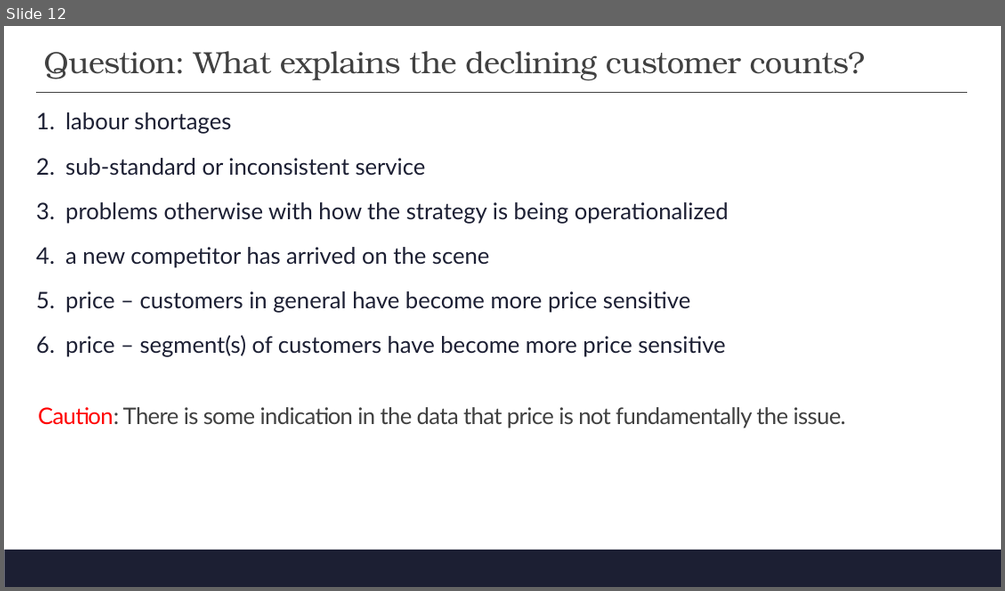
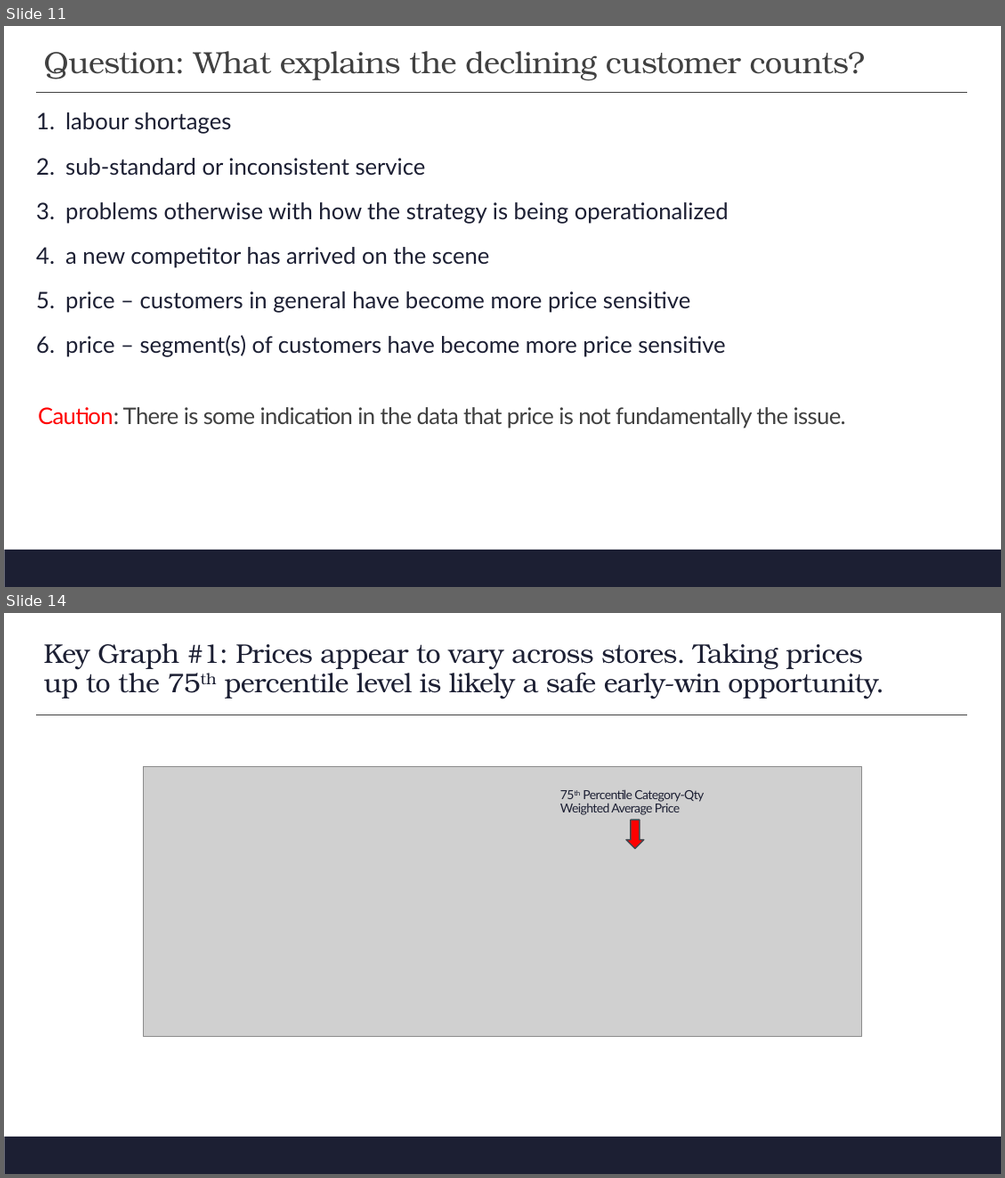
Before and after one commit to dkent287/Restaurant-Pricing, a slide deck: FDRC Deck.pptx. Shown one above the other, each under a label of ours: slide 12 before the commit, slides 11 and 14 after it; the slides between them are not shown. The pictures are 1005x591 and 1005x1178 pixels, drawn with LibreOffice and Linux fonts; fonts in the diff are those of the drawing; grey boxes stand for pictures; background and template pictures are left out. Boxes give left, top, right and bottom in pixels: in the first picture for what was removed or moved away, otherwise in the second. Text is boxed around its words. In the diff, an @@ line names an element or a change of style, - is before the commit and + after.

```diff
--- a/FDRC Deck.pptx
+++ b/FDRC Deck.pptx
@@ slide 14 added at <box>4,613,1001,1174</box>, background #FFFFFF; not listed: 1 template element that a slide beside it also shows @@
@@ title added at <box>44,643,884,699</box>, 26 pt, text #1C1F33 @@
+Key Graph #1: Prices appear to vary across stores. Taking prices
+up to the 75th percentile level is likely a safe early-win opportunity.
@@ line added from (36, 715) to (967, 715), #404040 1 pt @@
@@ picture added at <box>144,767,862,1037</box> @@
@@ text added at <box>560,789,704,815</box>, 12 pt, text #1C1F33 @@
+75th Percentile Category-Qty Weighted Average Price
@@ down arrow added at <box>626,819,644,849</box>, fill #FF0000, outline #444A50 1.25 pt @@
@@ what was slide 12 is now slide 11 @@
```
Also in this commit, not shown: 12 slides changed, 8 other slides added, 6 slides removed, 2 other files.
